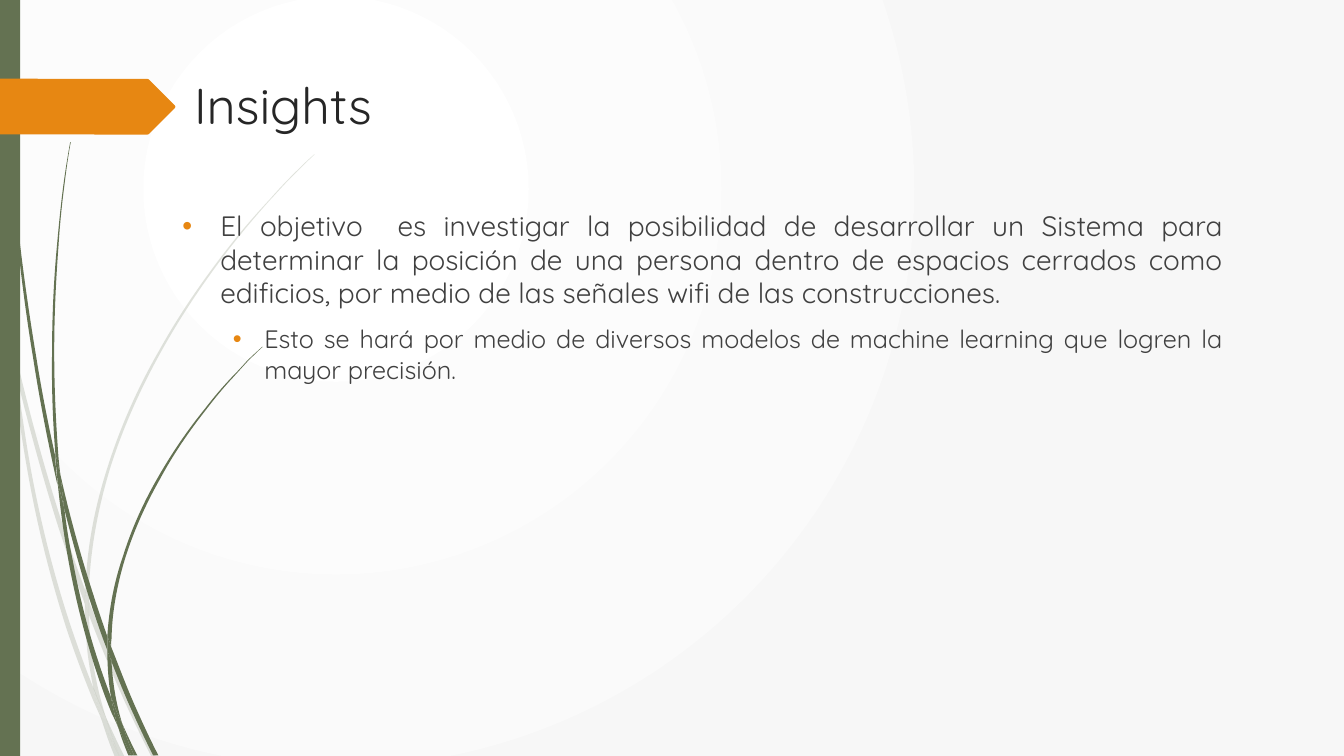
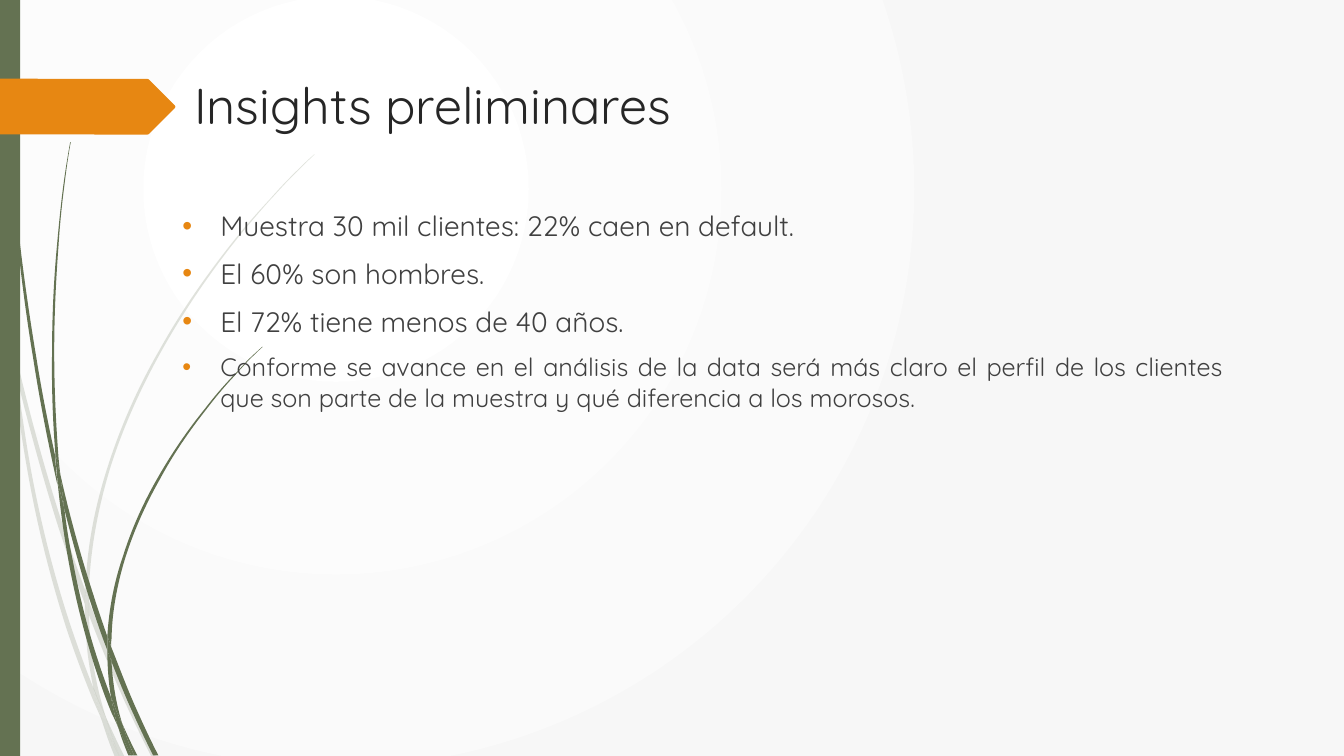
Before and after one commit to tgarita/Cenfotec-GitHub-Jupyter, a slide deck: slide 9 of Presentacion _CreditScore_Tatiana_Garita.pptx. Drawn at 1344x756 pixels with LibreOffice and Linux fonts; fonts in the diff are those of the drawing. Boxes give left, top, right and bottom in pixels: in the first picture for what was removed or moved away, otherwise in the second. Text is boxed around its words. In the diff, an @@ line names an element or a change of style, - is before the commit and + after.

```diff
--- a/Presentacion _CreditScore_Tatiana_Garita.pptx
+++ b/Presentacion _CreditScore_Tatiana_Garita.pptx
@@ title at [194, 86, 671, 134]: text changed @@
-Insights
+Insights preliminares
@@ text at [220, 215, 1222, 412]: text changed; size 20 to 18 pt @@
-• El objetivo es investigar la posibilidad de desarrollar un Sistema para determinar la posición de una persona dentro de espacios cerrados como edificios, por medio de las señales wifi de las construcciones.
-  • Esto se hará por medio de diversos modelos de machine learning que logren la mayor precisión.
+• Muestra 30 mil clientes: 22% caen en default.
+• El 60% son hombres.
+• El 72% tiene menos de 40 años.
+• Conforme se avance en el análisis de la data será más claro el perfil de los clientes que son parte de la muestra y qué diferencia a los morosos.
```
Also in this commit, not shown: 4 other slides changed, 3 slides added, 4 slides removed.
